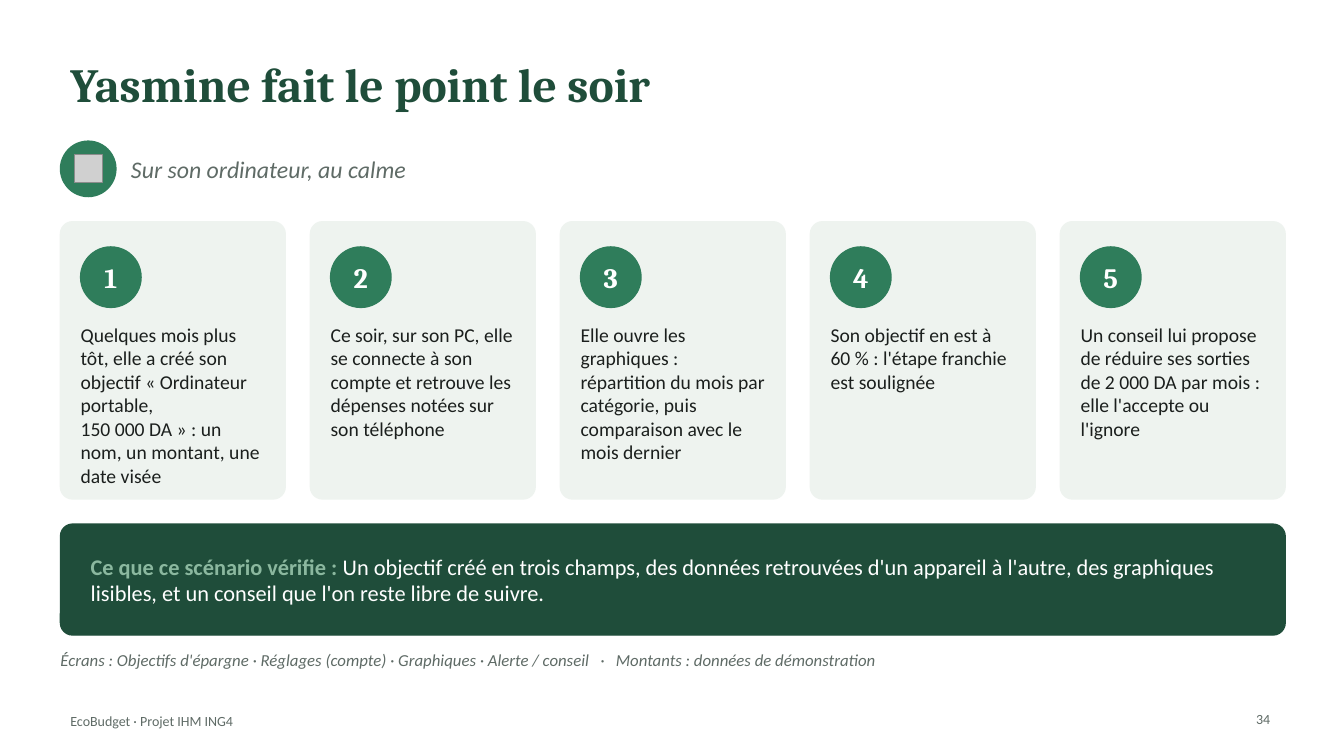
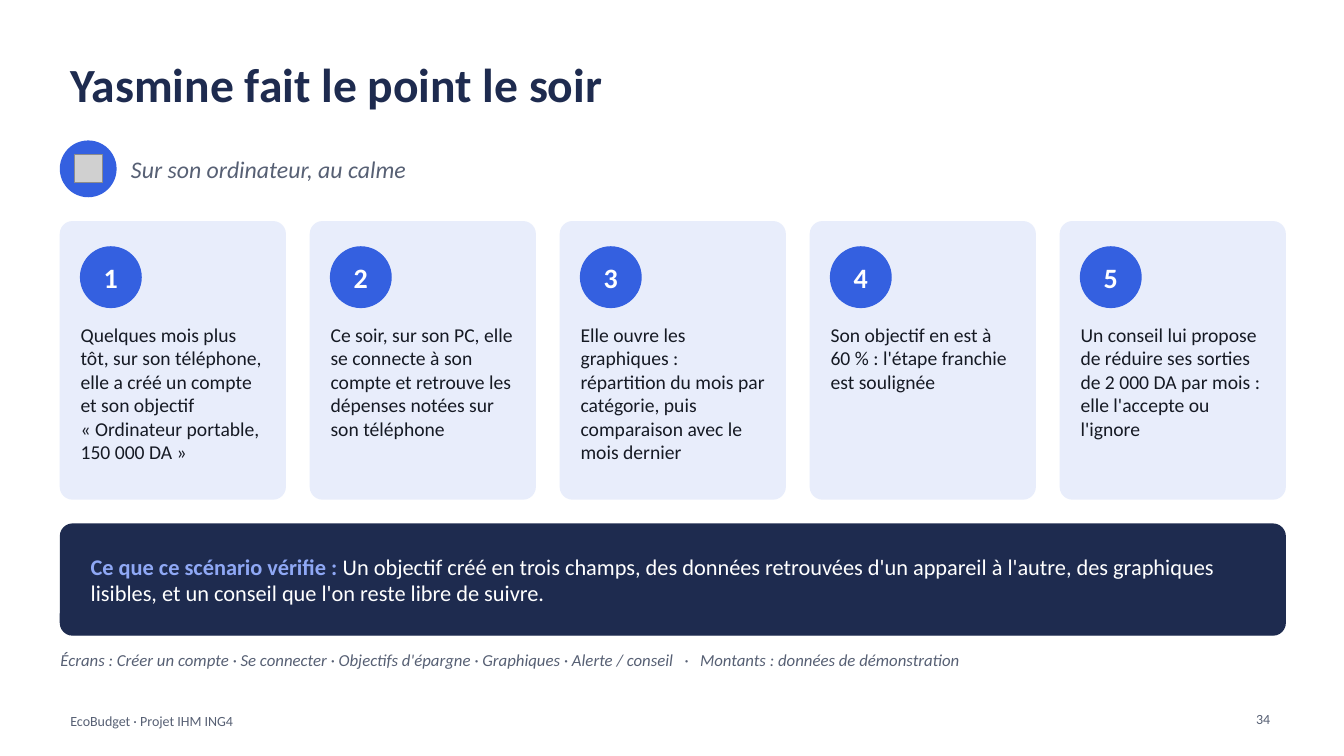
Before and after one commit to kaderouadahi/EcoBudget, a slide deck: slide 34 of livrables/EcoBudget.pptx. Drawn at 1344x756 pixels with LibreOffice and Linux fonts; fonts in the diff are those of the drawing; grey boxes stand for pictures. Boxes give left, top, right and bottom in pixels: in the first picture for what was removed or moved away, otherwise in the second. Text is boxed around its words. In the diff, an @@ line names an element or a change of style, - is before the commit and + after.

Commit message:
Maquettes et prototype interactif : 22 écrans (téléphone et ordinateur), images, matrice et diaporama mis à jour

```diff
--- a/livrables/EcoBudget.pptx
+++ b/livrables/EcoBudget.pptx
@@ title "Yasmine fait le point le ..." at (70, 68, 602, 110): font Cambria to Calibri, text colour #1F4D3A to #1E2B4F @@
@@ fill #EEF3EF to #E8EDFB; outline #EEF3EF 1 pt to #E8EDFB 1 pt in 5 elements at (60, 222, 285, 499), (311, 222, 535, 499), (561, 222, 785, 499), (811, 222, 1035, 499), (1061, 222, 1286, 499) @@
@@ font Cambria to Calibri in 5 elements at (104, 269, 118, 288), (354, 269, 368, 288), (604, 269, 618, 288), (854, 270, 868, 288), (1104, 270, 1118, 288) @@
@@ fill #2F7D5B to #3460E0; outline #2F7D5B 1 pt to #3460E0 1 pt in 6 elements at (60, 141, 116, 197), (81, 247, 141, 308), (331, 247, 391, 308), (581, 247, 641, 308), (831, 247, 891, 308), (1081, 247, 1141, 308) @@
@@ text at (81, 328, 261, 459): text changed; text colour #1B1F1D to #161A24 @@
-Quelques mois plus tôt, elle a créé son objectif « Ordinateur portable, 150 000 DA » : un nom, un montant, une date visée
+Quelques mois plus tôt, sur son téléphone, elle a créé un compte et son objectif « Ordinateur portable, 150 000 DA »
@@ rounded rectangle at (60, 524, 1286, 635): fill #1F4D3A to #1E2B4F; outline #1F4D3A 1 pt to #1E2B4F 1 pt @@
@@ text "Ce que ce scénario vérifie ..." at (91, 559, 1213, 605): text colour #8BB89F to #8FA8F5 in "Ce que ce scénario vérifie :" @@
@@ text at (60, 653, 959, 669): text changed; text colour #5F6B66 to #576074 @@
-Écrans : Objectifs d'épargne · Réglages (compte) · Graphiques · Alerte / conseil · Montants : données de démonstration
+Écrans : Créer un compte · Se connecter · Objectifs d'épargne · Graphiques · Alerte / conseil · Montants : données de démonstration
```
Also in this commit, not shown: 40 other slides changed, 8 slides added, 27 other files.
